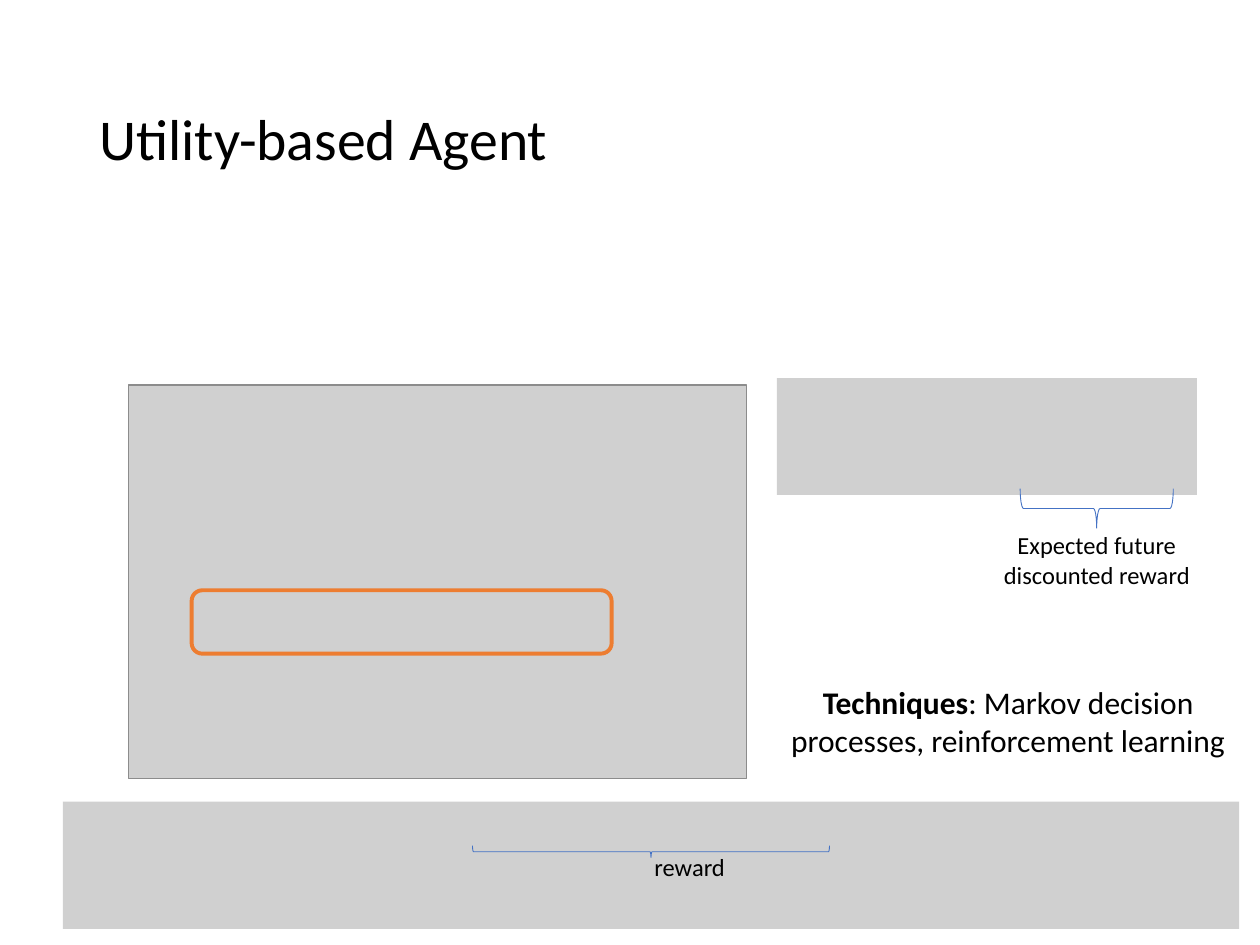
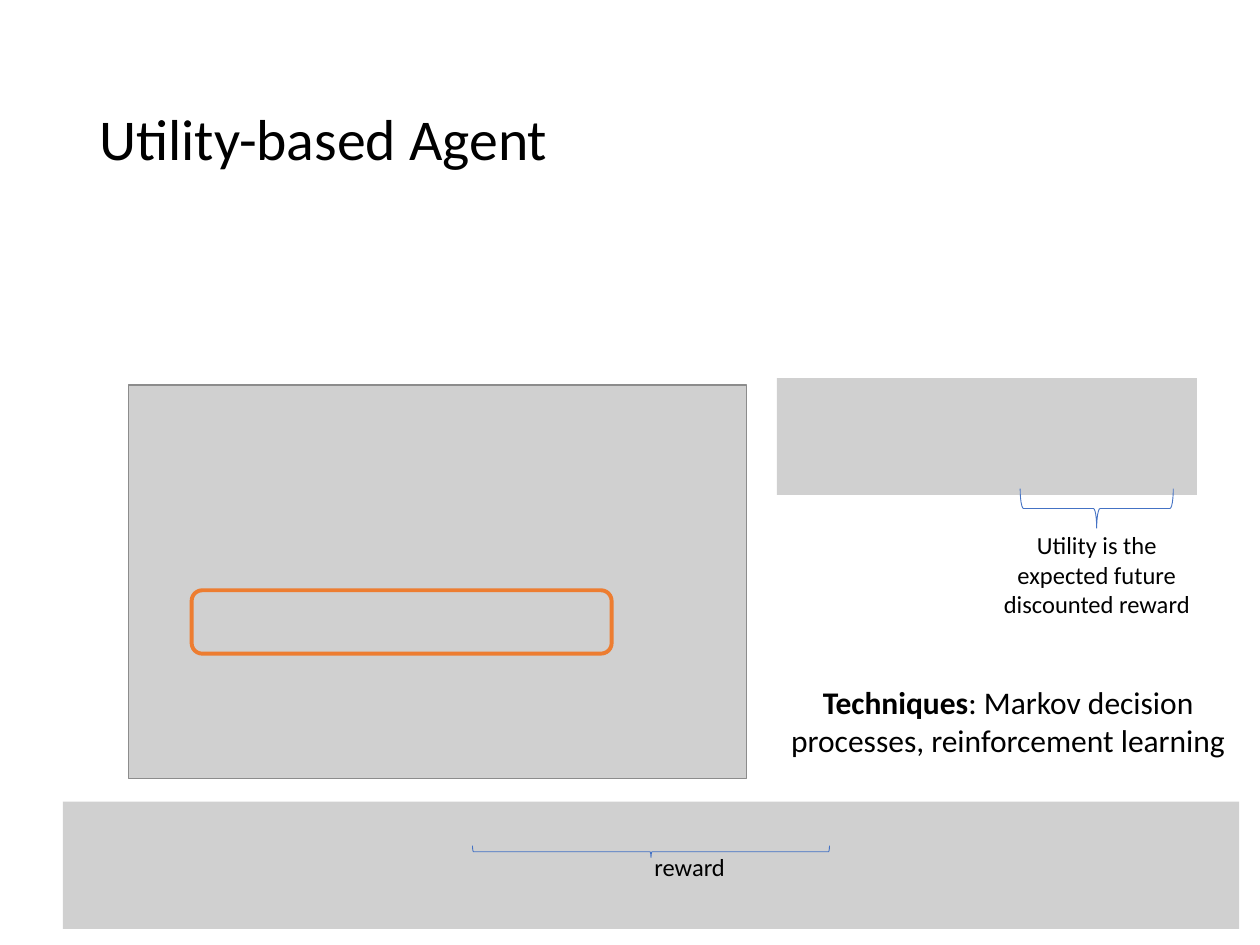
Before and after one commit to mhahsler/CS7320-AI, a slide deck: slide 29 of slides/02_agents.pptx (slide 27 before the commit). Drawn at 1260x945 pixels with LibreOffice and Linux fonts; fonts in the diff are those of the drawing; grey boxes stand for pictures. Boxes give left, top, right and bottom in pixels: in the first picture for what was removed or moved away, otherwise in the second. Text is boxed around its words. In the diff, an @@ line names an element or a change of style, - is before the commit and + after.

```diff
--- a/slides/02_agents.pptx
+++ b/slides/02_agents.pptx
@@ text at [1004,537,1190,614]: text changed @@
-Expected future discounted reward
+Utility is the expected future discounted reward
```
Also in this commit, not shown: 4 other slides changed, 3 slides added, 1 other file.
